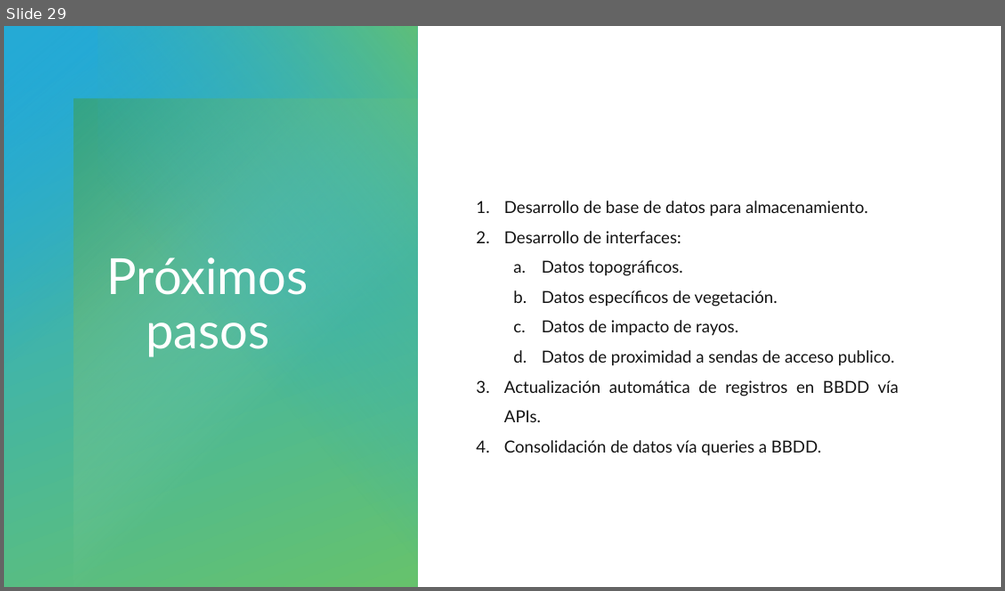
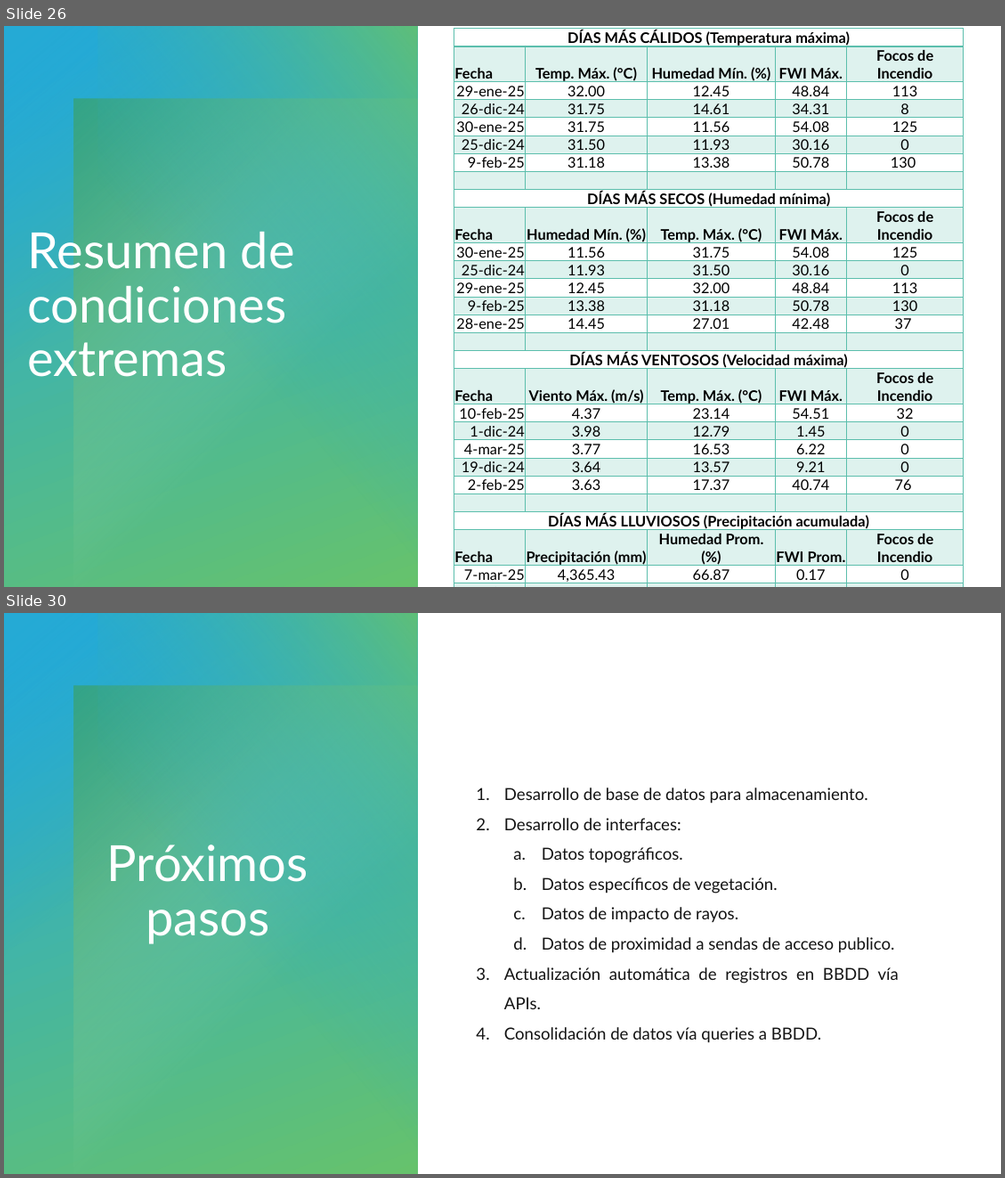
Before and after one commit to HunterCitto/199---Seminario-Final, a slide deck: docs/Entregas/Presentación/Incendios forestales de la Patagonia Andina - Pública.pptx. Shown one above the other, each under a label of ours: slide 29 before the commit, slides 26 and 30 after it; the slides between them are not shown. The pictures are 1005x591 and 1005x1178 pixels, drawn with LibreOffice and Linux fonts; fonts in the diff are those of the drawing. Boxes give left, top, right and bottom in pixels: in the first picture for what was removed or moved away, otherwise in the second. Text is boxed around its words. In the diff, an @@ line names an element or a change of style, - is before the commit and + after.

```diff
--- a/docs/Entregas/Presentación/Incendios forestales de la Patagonia Andina - Pública.pptx
+++ b/docs/Entregas/Presentación/Incendios forestales de la Patagonia Andina - Pública.pptx
@@ slide 26 added at (4,26,1001,587), background #FFFFFF; not listed: 4 template elements that a slide beside it also shows @@
@@ table added at (454,29,964,587), 31 rows, 5 columns @@
+DÍAS MÁS CÁLIDOS (Temperatura máxima) |  |  |  | 
+Fecha | Temp. Máx. (°C) | Humedad Mín. (%) | FWI Máx. | Focos de Incendio
+29-ene-25 | 32.00 | 12.45 | 48.84 | 113
+26-dic-24 | 31.75 | 14.61 | 34.31 | 8
+30-ene-25 | 31.75 | 11.56 | 54.08 | 125
+25-dic-24 | 31.50 | 11.93 | 30.16 | 0
+9-feb-25 | 31.18 | 13.38 | 50.78 | 130
+ |  |  |  | 
+DÍAS MÁS SECOS (Humedad mínima) |  |  |  | 
+Fecha | Humedad Mín. (%) | Temp. Máx. (°C) | FWI Máx. | Focos de Incendio
+30-ene-25 | 11.56 | 31.75 | 54.08 | 125
+25-dic-24 | 11.93 | 31.50 | 30.16 | 0
+29-ene-25 | 12.45 | 32.00 | 48.84 | 113
+9-feb-25 | 13.38 | 31.18 | 50.78 | 130
+28-ene-25 | 14.45 | 27.01 | 42.48 | 37
+ |  |  |  | 
+DÍAS MÁS VENTOSOS (Velocidad máxima) |  |  |  | 
+Fecha | Viento Máx. (m/s) | Temp. Máx. (°C) | FWI Máx. | Focos de Incendio
+10-feb-25 | 4.37 | 23.14 | 54.51 | 32
+1-dic-24 | 3.98 | 12.79 | 1.45 | 0
+4-mar-25 | 3.77 | 16.53 | 6.22 | 0
+19-dic-24 | 3.64 | 13.57 | 9.21 | 0
+2-feb-25 | 3.63 | 17.37 | 40.74 | 76
+ |  |  |  | 
+DÍAS MÁS LLUVIOSOS (Precipitación acumulada) |  |  |  | 
+Fecha | Precipitación (mm) | Humedad Prom. (%) | FWI Prom. | Focos de Incendio
+7-mar-25 | 4,365.43 | 66.87 | 0.17 | 0
+23-feb-25 | 4,349.41 | 46.31 | 6.57 | 0
+6-dic-24 | 2,571.95 | 54.15 | 0.09 | 0
+28-feb-25 | 2,194.56 | 55.53 | 4.88 | 0
+3-mar-25 | 2,005.90 | 48.39 | 3.43 | 0
@@ text added at (27,232,295,377), 48 pt, text #FFFFFF @@
+Resumen de condiciones extremas
@@ what was slide 29 is now slide 30 @@
```
Also in this commit, not shown: 8 slides changed, 8 other slides added, 8 slides removed, 7 other files.
